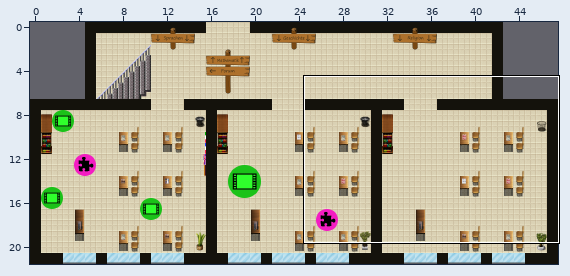
Two states of a Tiled map (JSON), maps/neubau.json. Above: a wide view before the commit, with the close-up outlined.
Close-up. Before:
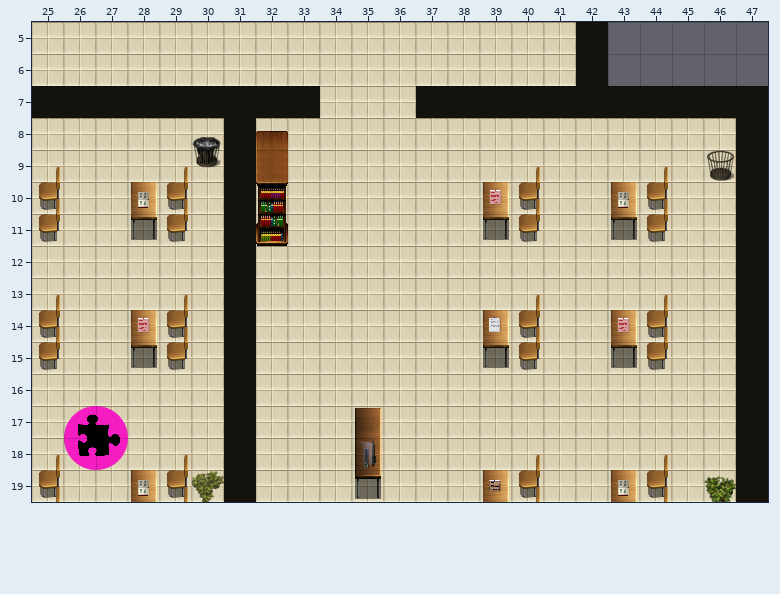
Cells are 32x32 px. Shown: x 25..47, y 5..19.
Now the later version:
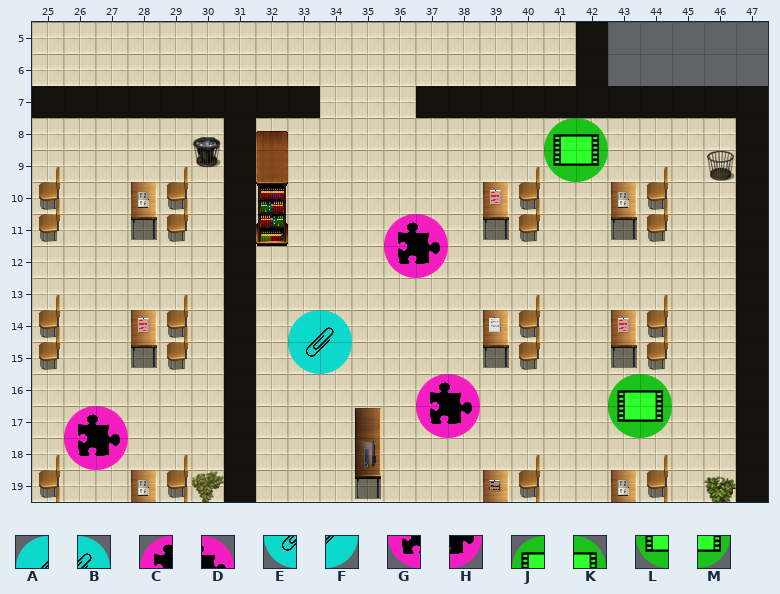
Key: from "Icons": A 25, B 26, C 28, D 29, E 36, F 37, G 39, H 40, J 42, K 43, L 53, M 54.
_ is an empty cell.
Tiles of an added or newly shown layer are drawn over the layers below it.
From the commit log: Reli-Zeug fertig gemacht
Edits made:
Layer "Film1_Reli" (added):
The edit adds tile J in row 16 at x 43.
The edit adds tile K in row 16 at x 44.
The edit adds tile L in row 17 at x 43.
The edit adds tile M in row 17 at x 44.
Layer "Film2_Reli" (added):
The edit adds tile J in row 8 at x 41.
The edit adds tile K in row 8 at x 42.
The edit adds tile L in row 9 at x 41.
The edit adds tile M in row 9 at x 42.
Layer "PDF_Reli" (added):
The edit adds tile A in row 14 at x 33.
The edit adds tile B in row 14 at x 34.
The edit adds tile E in row 15 at x 33.
The edit adds tile F in row 15 at x 34.
Layer "Learningsnack1_Reli" (added):
The edit adds tile C in row 16 at x 37.
The edit adds tile D in row 16 at x 38.
The edit adds tile G in row 17 at x 37.
The edit adds tile H in row 17 at x 38.
Layer "Learningsnack2_Reli" (added):
The edit adds tile C in row 11 at x 36.
The edit adds tile D in row 11 at x 37.
The edit adds tile G in row 12 at x 36.
The edit adds tile H in row 12 at x 37.
Pixel boxes of the changes (left, top, right, bottom) in both close-ups:
added: (544, 118, 608, 182)
added: (384, 214, 448, 278)
added: (288, 310, 352, 374)
added: (416, 374, 480, 438)
added: (608, 374, 672, 438)
